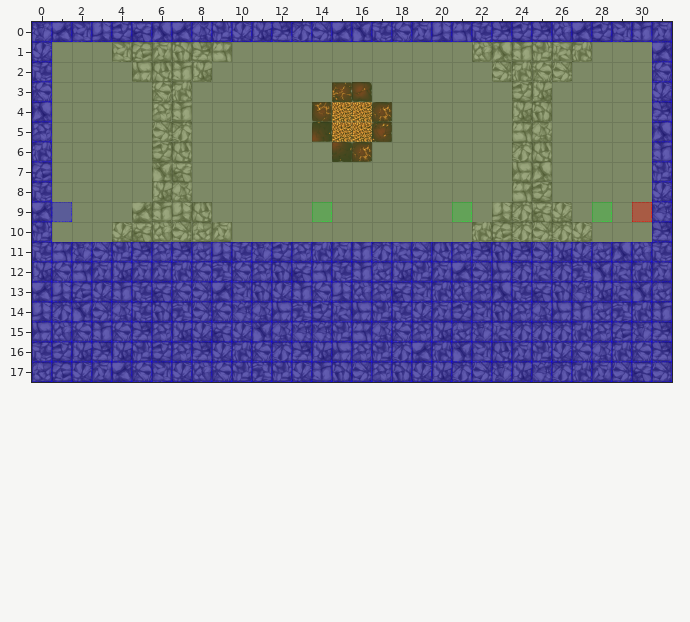
Tiled map -- Spellington/src/res/map/mapDungeon19.tmx. That is the earlier state.
Cells are 50x50 px. Shown: x 0..31, y 0..17.
Once edited:
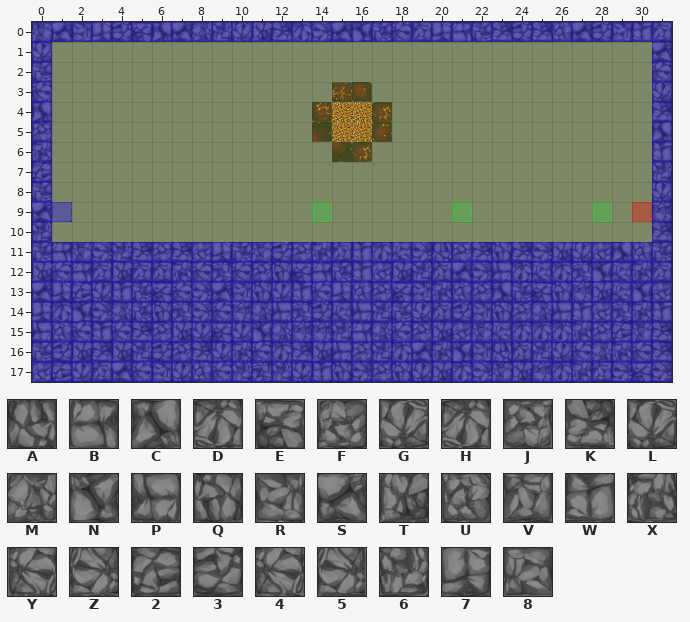
Key: from "dungeonTile.png": A 1, B 2, C 3, D 9, E 11, F 16, G 17, H 18, J 19, K 24, L 26, M 27, N 32, P 33, Q 34, R 35, S 40, T 41, U 42, V 44, W 48, X 49, Y 50, Z 51, 2 52, 3 56, 4 57, 5 58, 6 59, 7 60, 8 61.
_ is an empty cell, . an unchanged one.
The exact change:
--- layer "terrain"
@@ x 4..27 @@
- 1 R2VQKB............UCW68X
- 2 .PAWT..............5XYZ.
- 3 ..4X................3T..
- 4 ..JW................TQ..
- 5 ..ZH................BM..
- 6 ..3A................HA..
- 7 ..NE................PC..
- 8 ..TM................B3..
- 9 .SW7A..............7DEL.
-10 LEU5FV............X2DZHG
+ 1 ______............______
+ 2 .____..............____.
+ 3 ..__................__..
+ 4 ..__................__..
+ 5 ..__................__..
+ 6 ..__................__..
+ 7 ..__................__..
+ 8 ..__................__..
+ 9 .____..............____.
+10 ______............______
Where, in picture pixels (left, top, right, bottom), the same in both pictures:
removed: (112, 42, 232, 242)
removed: (472, 42, 592, 242)
